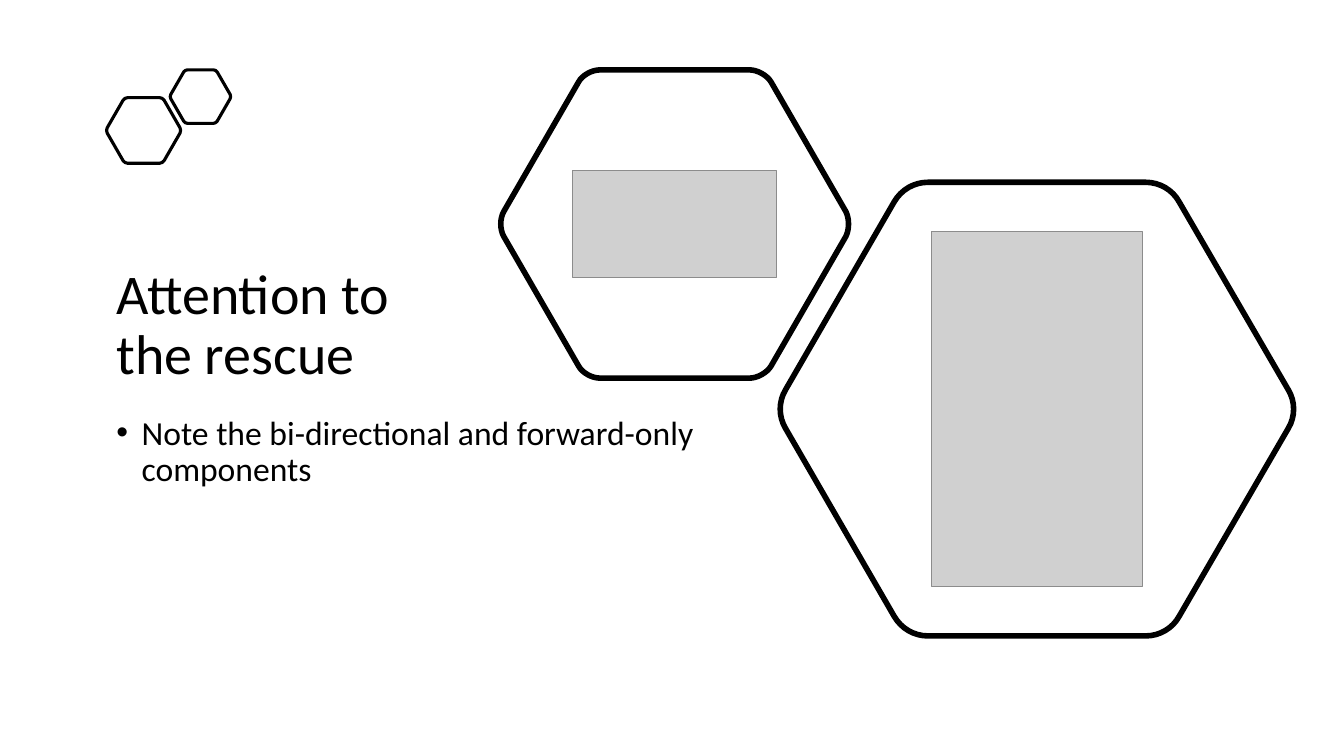
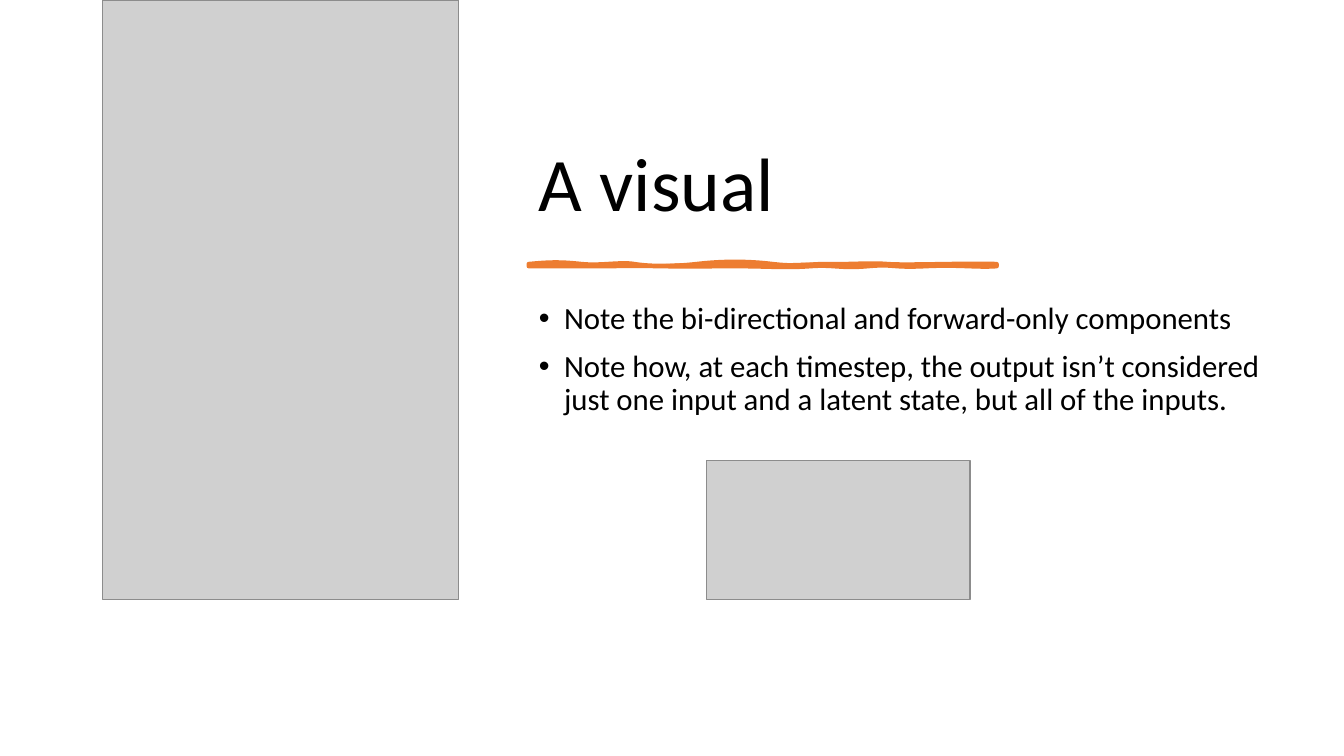
Before and after one commit to kwende/ml-meetup, a slide deck: slide 9 of benr/Attention.pptx (slide 8 before the commit). Drawn at 1344x756 pixels with LibreOffice and Linux fonts; fonts in the diff are those of the drawing; grey boxes stand for pictures. Boxes give left, top, right and bottom in pixels: in the first picture for what was removed or moved away, otherwise in the second. Text is boxed around its words. In the diff, an @@ line names an element or a change of style, - is before the commit and + after.

```diff
--- a/benr/Attention.pptx
+++ b/benr/Attention.pptx
@@ picture: place and size @@
-picture at (932,232,1142,587)
+picture at (103,0,459,600)
@@ freeform shape removed at (170,70,231,123) @@
@@ freeform shape removed at (501,70,849,378) @@
@@ freeform shape removed at (107,98,181,163) @@
@@ title added at (539,158,774,212), 54 pt, text #000000 @@
+A visual
@@ freeform shape removed at (778,182,1296,636) @@
@@ freeform shape added at (529,264,997,266), fill #ED7D31, outline #ED7D31 3.25 pt @@
@@ title removed at (116,275,390,375) @@
-Attention to the rescue
@@ text "Note the bi-directional and forward-only ...": place and size @@
-text "Note the bi-directional and forward-only ..." at (142,421,693,487)
+text "Note the bi-directional and forward-only ..." at (564,307,1259,416)
@@ text at (564,307,1231,334): size 24 to 22 pt in "Note the bi-directional and forward-only components" @@
@@ text at (564,355,1259,416): paragraph added @@
+• Note how, at each timestep, the output isn’t considered just one input and a latent state, but all of the inputs.
@@ picture: place and size @@
-picture at (573,170,776,277)
+picture at (707,461,971,600)
```
Also in this commit, not shown: 10 other slides changed, 1 slide added, 2 slides removed, 1 other file.
